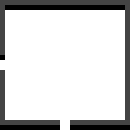
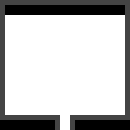
Layer changes from the first 130px x 130px image to the second:
added layer "U-D" (1st of 2) above "U-D" over bbox(0, 10, 130, 130)
hid "Layer 1 copy" over bbox(0, 10, 130, 130)
